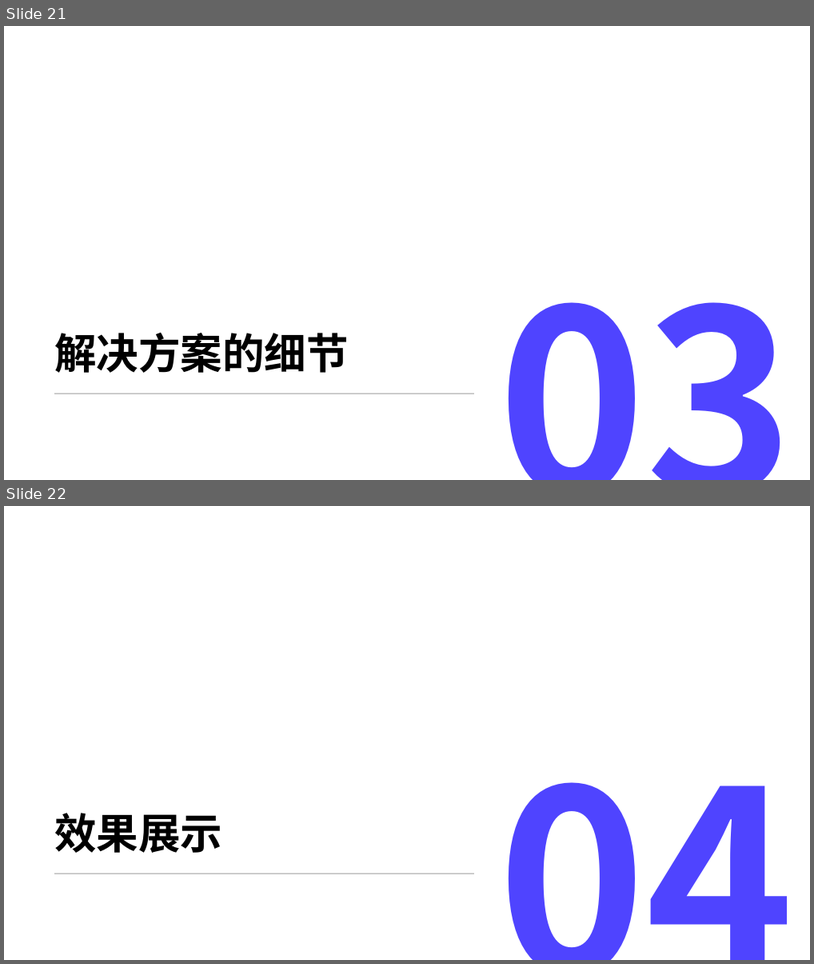
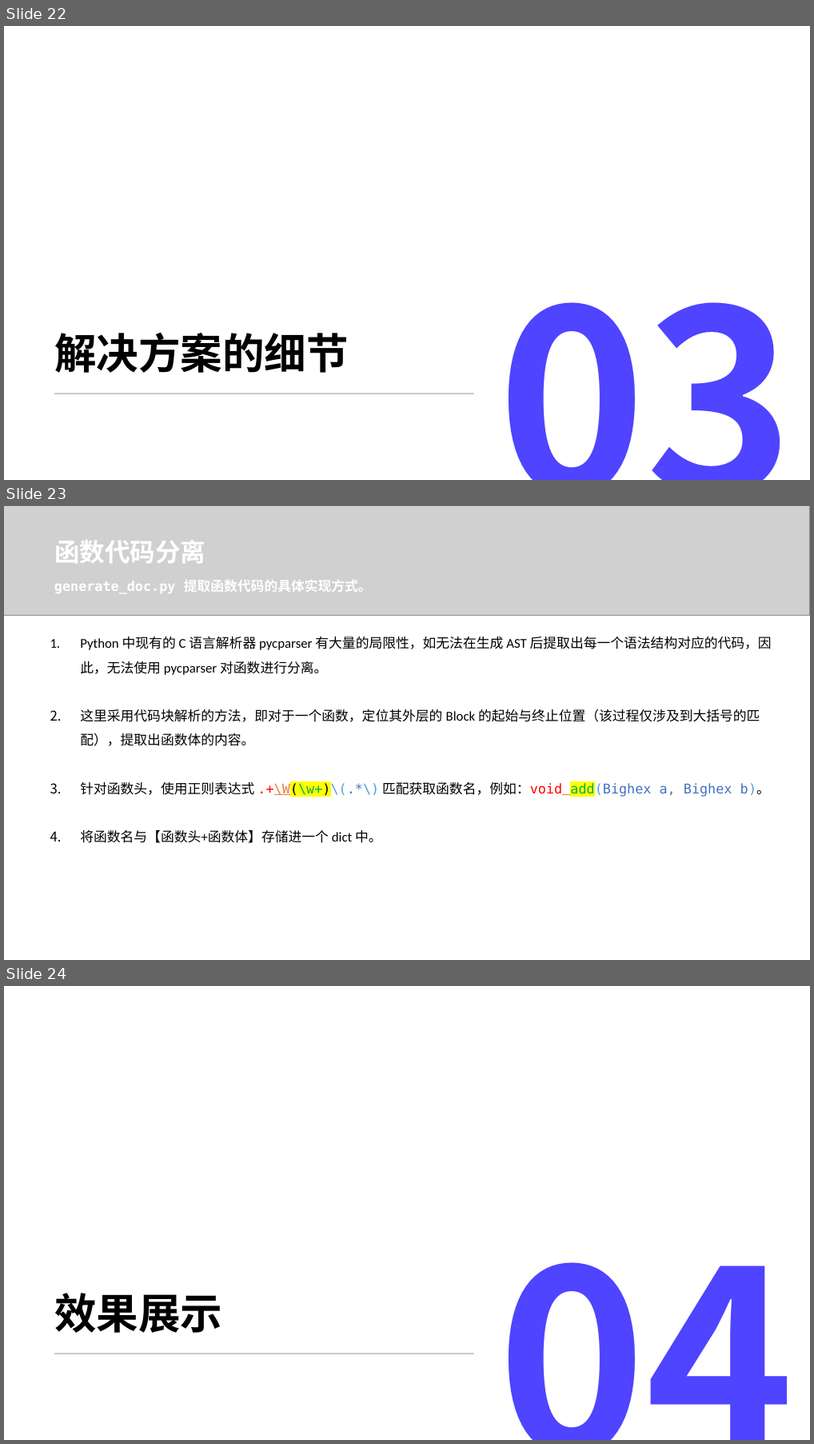
Before and after one commit to Zhenyu-Bo/Code-Assistant, a slide deck: report/LLM辅助的程序缺陷检测与修复.pptx. Shown one above the other, each under a label of ours: slides 21 and 22 before the commit, slides 22, 23 and 24 after it. The pictures are 814x964 and 814x1444 pixels, drawn with LibreOffice and Linux fonts; fonts in the diff are those of the drawing; grey boxes stand for pictures; background and template pictures are left out. Boxes give left, top, right and bottom in pixels: in the first picture for what was removed or moved away, otherwise in the second. Text is boxed around its words. In the diff, an @@ line names an element or a change of style, - is before the commit and + after.

```diff
--- a/report/LLM辅助的程序缺陷检测与修复.pptx
+++ b/report/LLM辅助的程序缺陷检测与修复.pptx
@@ slide 23 added at [4,506,810,960], background #FFFFFF @@
@@ picture added at [4,506,810,615] @@
@@ text added at [54,540,206,563], 22.5 pt, text #FFFFFF, bold @@
+函数代码分离
@@ text added at [54,580,372,594], 12 pt, text #FFFFFF, bold @@
+generate_doc.py 提取函数代码的具体实现方式。
@@ text added at [80,636,772,843], 12 pt, text #000000 @@
+1. Python 中现有的 C 语言解析器 pycparser 有大量的局限性，如无法在生成 AST 后提取出每一个语法结构对应的代码，因此，无法使用 pycparser 对函数进行分离。
+2. 这里采用代码块解析的方法，即对于一个函数，定位其外层的 Block 的起始与终止位置（该过程仅涉及到大括号的匹配），提取出函数体的内容。
+3. 针对函数头，使用正则表达式 .+\W(\w+)\(.*\) 匹配获取函数名，例如：void add(Bighex a, Bighex b)。
+4. 将函数名与【函数头+函数体】存储进一个 dict 中。
@@ what was slide 21 is now slide 22 @@
@@ what was slide 22 is now slide 24 @@
```
Also in this commit, not shown: 1 other slide added.
